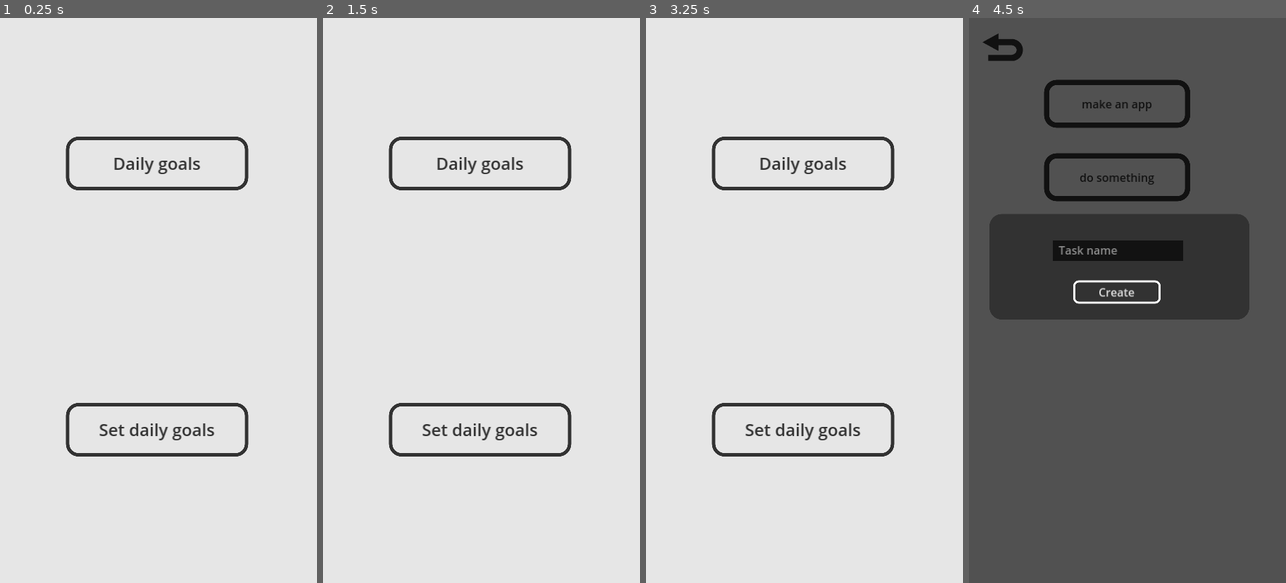
Above: before the commit, frames 1-4 (left to right).
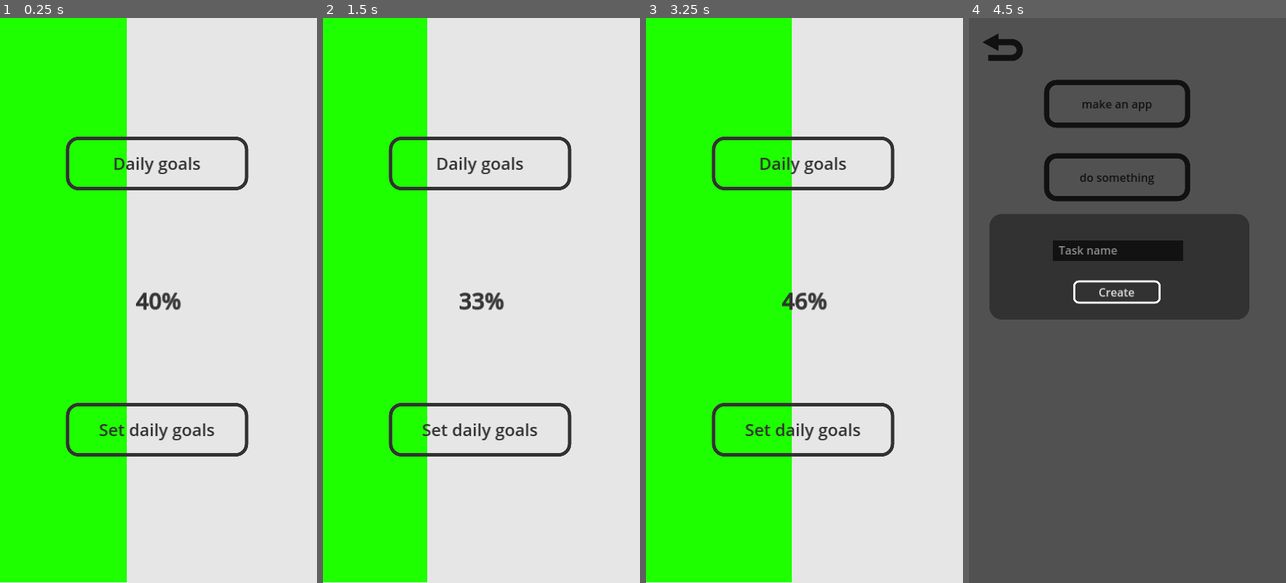
Above: after the commit, the same moments.

Repository: MRGlick/Productivity-app
Game: Godot game, scene res://main.tscn
The game is run twice, just before and just after one commit, with the same random seed, the same clock (stepped at 60 frames per second) and the same inputs.
Inputs (mouse positions are in pixels of both pictures, inside the frame that each line leads up to):
- Up to frame 1 (0.25 s): no input
- Up to frame 2 (1.5 s): click "Set daily goals" at 0.5 s; click (357, 46) at 1.25 s
- Up to frame 3 (3.25 s): click "Daily goals" at 2 s; click (680, 46) at 2.75 s
- Up to frame 4 (4.5 s): click "Set daily goals" at 3.5 s; click "+" at 4.25 s

The runs differ from the first frame. In frame 1, 40% of the frame differs, in the area x 0-58%, y 0-100%; in frame 2, 33%; in frame 3, 45%; in frame 4, nothing differs.

Commit message:
Made background progress bar

Diff:
--- a/Global.gd
+++ b/Global.gd
@@ -21,9 +21,10 @@
 func update_goals_completion():
 	var goals_completed_count = 0
 	for key in daily_goals:
-		if daily_goals[key]:
+		if daily_goals[key] == true:
 			goals_completed_count += 1
-	goals_completion = float(daily_goals.size()) / goals_completed_count
+	print("goals completed / total goals: ", goals_completed_count, "/", daily_goals.size())
+	goals_completion = goals_completed_count / float(daily_goals.size())
 
 func reset_goals():
 	for key in daily_goals:
--- a/main.gd
+++ b/main.gd
@@ -5,8 +5,14 @@
 # Main screen -> Set daily goals button -> create panel -> back button -> Main screen
 #
 
+var progress_bar_real_val = 0.0
 
+func _ready():
+	Global.update_goals_completion()
 
+func _process(_delta):
+	progress_bar_real_val = lerp(progress_bar_real_val, Global.goals_completion, 0.1)
+	$ProgressBar.value = round(progress_bar_real_val * 100)
 
 
 
--- a/main.tscn
+++ b/main.tscn
@@ -1,6 +1,12 @@
-[gd_scene load_steps=3 format=3 uid="uid://cds2gxqfd6f8b"]
+[gd_scene load_steps=5 format=3 uid="uid://cds2gxqfd6f8b"]
 
 [ext_resource type="Script" path="res://main.gd" id="1_ixbv3"]
+
+[sub_resource type="StyleBoxFlat" id="StyleBoxFlat_lb8s0"]
+bg_color = Color(1, 1, 1, 0)
+
+[sub_resource type="StyleBoxFlat" id="StyleBoxFlat_unqc8"]
+bg_color = Color(0.117647, 1, 0, 1)
 
 [sub_resource type="StyleBoxFlat" id="StyleBoxFlat_vdlei"]
 bg_color = Color(0.6, 0.6, 0.6, 0)
@@ -22,6 +28,17 @@
 grow_horizontal = 2
 grow_vertical = 2
 script = ExtResource("1_ixbv3")
+
+[node name="ProgressBar" type="ProgressBar" parent="."]
+layout_mode = 0
+offset_right = 900.0
+offset_bottom = 1599.0
+theme_override_colors/font_color = Color(0.196078, 0.196078, 0.196078, 1)
+theme_override_constants/outline_size = 3
+theme_override_font_sizes/font_size = 64
+theme_override_styles/background = SubResource("StyleBoxFlat_lb8s0")
+theme_override_styles/fill = SubResource("StyleBoxFlat_unqc8")
+step = 1.0
 
 [node name="SetDailyGoals" type="Button" parent="."]
 layout_mode = 0
--- a/project.godot
+++ b/project.godot
@@ -12,7 +12,7 @@
 
 config/name="Daily task app"
 run/main_scene="res://main.tscn"
-config/features=PackedStringArray("4.0", "Mobile")
+config/features=PackedStringArray("4.1", "Mobile")
 config/icon="res://icon.svg"
 
 [autoload]
@@ -25,8 +25,8 @@
 window/size/viewport_height=1600
 window/size/initial_position=Vector2i(0, 800)
 window/size/extend_to_title=true
+window/stretch/mode="canvas_items"
 window/handheld/orientation=1
-window/stretch/mode="canvas_items"
 
 [internationalization]
 
Not shown, added: export_presets.cfg
